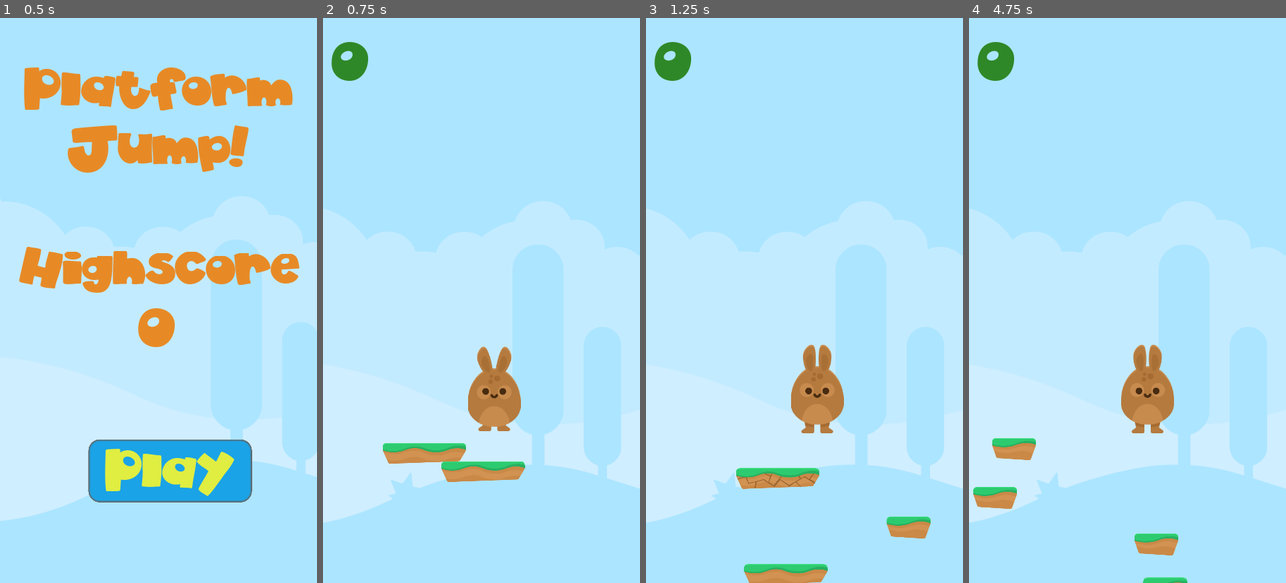
Above: before the commit, frames 1-4 (left to right).
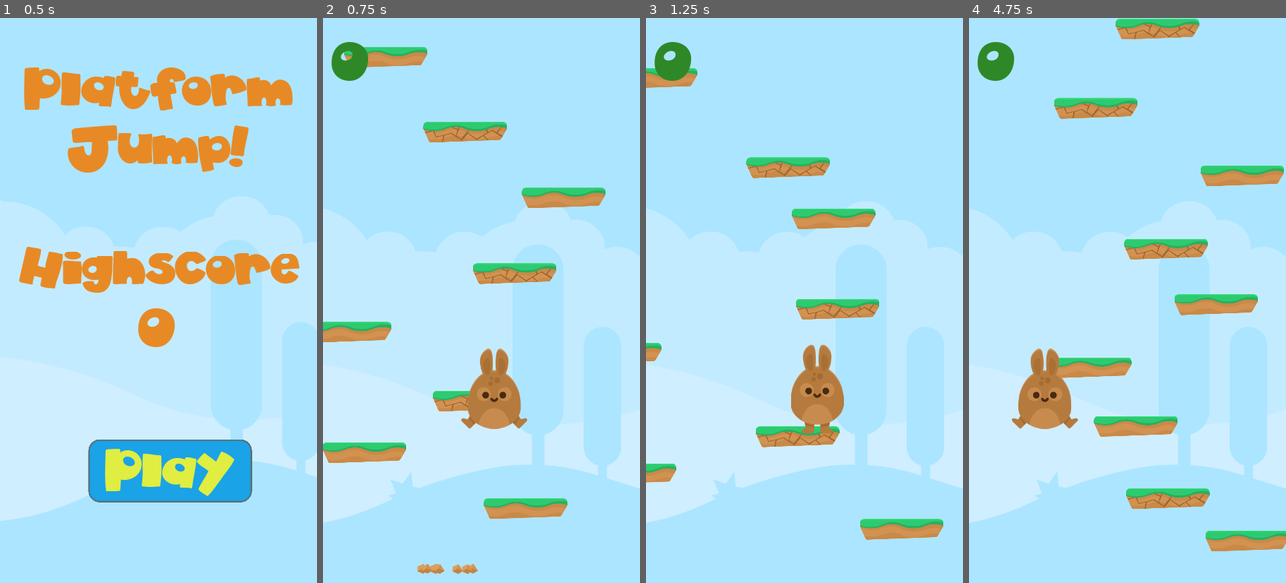
Above: after the commit, the same moments.

Repository: jagc/platformJump
Game: Godot game, scene res://scenes/menu.tscn
The game is run twice, just before and just after one commit, with the same random seed, the same clock (stepped at 60 frames per second) and the same inputs.
Inputs:
- Up to frame 1 (0.5 s): no input
- Up to frame 2 (0.75 s): click "Play" at 0.5 s
- Up to frame 3 (1.25 s): no input
- Up to frame 4 (4.75 s): tap Enter (ui_accept) at 1.25, 2.1, 2.27, 2.57, 3.6, 3.77, 4.07 s; hold Right (ui_right) 1.28-2.03 s; hold Enter (ui_accept) 1.28-2.03 s; hold Left (ui_left) 2.03-2.78 s; hold Enter (ui_accept) 2.78-3.53 s; hold Right (ui_right) 2.78-4.28 s; hold Left (ui_left) from 4.28 s (still down); hold Enter (ui_accept) from 4.28 s (still down)

Frame 1 is identical in both runs. In frame 2, 8.3% of the frame differs, in the area x 0-90%, y 5-99%; in frame 3, 6.5%; in frame 4, 13%, in the area x 1-100%, y 0-100%.

Commit message:
breakthrough: created custom signal from platforms that game.gd receives. spawning is now generated every time a platform leaves the screen. This avoids the bug that there are no platforms available on the screen if the players skips more than the generated number of platforms from the previous implementation. Also a breakthrough on deferring calls when spawning nodes.

Diff:
--- a/scenes/game.tscn
+++ b/scenes/game.tscn
@@ -18,13 +18,16 @@
 special_platforms = [ ExtResource( 4 ), ExtResource( 5 ) ]
 
 [node name="grassPlatform7" parent="." instance=ExtResource( 2 )]
-position = Vector2( 363.568, 1321.36 )
+visible = false
+position = Vector2( 365.468, 1290.22 )
+scale = Vector2( 2.38744, 0.755918 )
 
 [node name="player" parent="." instance=ExtResource( 6 )]
 position = Vector2( 388.92, 858.666 )
 collision/safe_margin = 1.0
 
 [node name="ui" type="CanvasLayer" parent="."]
+editor/display_folded = true
 layer = 5
 
 [node name="score" type="RichTextLabel" parent="ui"]
@@ -37,6 +40,7 @@
 text = "965"
 
 [node name="background" type="CanvasLayer" parent="."]
+editor/display_folded = true
 layer = -5
 
 [node name="Sprite" type="Sprite" parent="background"]
@@ -54,4 +58,3 @@
 [node name="Sprite4" type="Sprite" parent="background"]
 position = Vector2( 199.282, 640.911 )
 texture = ExtResource( 11 )
-[connection signal="just_jumped" from="player" to="." method="_on_player_just_jumped"]
--- a/scenes/grassPlatformSmall.tscn
+++ b/scenes/grassPlatformSmall.tscn
@@ -12,3 +12,6 @@
 
 [node name="CollisionPolygon2D" type="CollisionPolygon2D" parent="."]
 polygon = PoolVector2Array( -79.1339, 40.8468, -99.8883, -19.1524, -99.8883, -39.5295, -84.7941, -50.0954, 87.6564, -50.0954, 100.864, -36.888, 100.864, -18.7751, 75.5811, 51.0354 )
+
+[node name="VisibilityNotifier2D" type="VisibilityNotifier2D" parent="."]
+[connection signal="screen_exited" from="VisibilityNotifier2D" to="." method="_on_VisibilityNotifier2D_screen_exited"]
--- a/scenes/spring.tscn
+++ b/scenes/spring.tscn
@@ -30,3 +30,6 @@
 [node name="animation" type="AnimatedSprite" parent="."]
 frames = SubResource( 2 )
 animation = "spring"
+
+[node name="VisibilityNotifier2D" type="VisibilityNotifier2D" parent="."]
+[connection signal="screen_exited" from="VisibilityNotifier2D" to="." method="_on_VisibilityNotifier2D_screen_exited"]
--- a/scripts/game.gd
+++ b/scripts/game.gd
@@ -8,8 +8,8 @@
 
 const MIN_INTERVAL = 100
 const MAX_INTERVAL = 250
-const INITIAL_PLATFORMS_COUNT = 1
-const SPECIAL_PLATFORM_CHANCE = 20
+const INITIAL_PLATFORMS_COUNT = 10
+const SPECIAL_PLATFORM_CHANCE = 100
 
 var current_max_interval
 var current_min_interval
@@ -29,7 +29,7 @@
 
 func _spawn_first_platforms():
 	for _counter in range(INITIAL_PLATFORMS_COUNT):
-		_spawn_platform()
+		_spawn_caller()
 
 func _spawn_platform():
 	randomize()
@@ -42,6 +42,7 @@
 		index = rand_range(0, platforms.size())
 		new_platform = platforms[index].instance()
 
+	new_platform.connect("just_exited", self, "on_platform_just_exited")
 	add_child(new_platform)
 	var spawn_x = rand_range(0 + new_platform.sprite_half_width, screen_size - new_platform.sprite_half_width)
 	var spawn_position = Vector2(spawn_x, last_spawn_height)
@@ -52,7 +53,8 @@
 	current_max_interval = clamp(current_max_interval, MIN_INTERVAL, MAX_INTERVAL)
 	current_min_interval = clamp(current_min_interval, MIN_INTERVAL, MAX_INTERVAL / 0.75)
 
-func _on_player_just_jumped():
-	pass
-	for _counter in range(3):
-		_spawn_platform()
+func on_platform_just_exited():
+	_spawn_caller()
+
+func _spawn_caller():
+	call_deferred("_spawn_platform")
--- a/scripts/grassPlatformBreak.gd
+++ b/scripts/grassPlatformBreak.gd
@@ -5,6 +5,8 @@
 onready var particles = $particles
 
 var sprite_half_width
+
+signal just_exited
 
 func _ready():
 	sprite_half_width = sprite.texture.get_width() / 2
@@ -22,4 +24,5 @@
 			particles.emitting = true
 
 func _on_VisibilityNotifier2D_screen_exited():
+	emit_signal("just_exited")
 	self.queue_free()
--- a/scripts/movingPlatform.gd
+++ b/scripts/movingPlatform.gd
@@ -7,6 +7,8 @@
 
 var direction = 1 #is it moving left or right?
 var sprite_half_width
+
+signal just_exited
 
 func _ready():
 	randomize()
@@ -22,4 +24,5 @@
 
 
 func _on_VisibilityNotifier2D_screen_exited():
+	emit_signal("just_exited")
 	self.queue_free()
--- a/scripts/normalPlatform.gd
+++ b/scripts/normalPlatform.gd
@@ -8,9 +8,10 @@
 
 var sprite_half_width
 
+signal just_exited
+
 func _ready():
 	randomize()
-
 	var connect = connect("body_entered", self, "_on_body_entered", [], 1)
 	if connect != OK:
 		printerr('connection failed')
@@ -26,4 +27,5 @@
 			body.jump()
 
 func _on_VisibilityNotifier2D_screen_exited():
+	emit_signal("just_exited")
 	self.queue_free()
--- a/scripts/player.gd
+++ b/scripts/player.gd
@@ -19,8 +19,6 @@
 var highest_reached_position = 300
 var death_position_offset = 1200
 var score = 0
-
-signal just_jumped
 
 func _ready():
 	screen_width = get_viewport_rect().size.x
@@ -75,10 +73,8 @@
 	if jumping:
 		return
 	_set_jump_vars(JUMP_FORCE)
-	emit_signal("just_jumped")
 
 func add_impulse(impulse):
-	emit_signal("just_jumped")
 	_set_jump_vars(impulse)
 
 func _set_jump_vars(force):
--- a/scripts/spring.gd
+++ b/scripts/spring.gd
@@ -5,6 +5,8 @@
 onready var animation = $animation
 
 var height
+
+signal just_exited
 
 func _ready():
 	# obtains height of sprite
@@ -18,3 +20,7 @@
 	if body.name == "player" and body.position.y < position.y and !body.jumping:
 		body.add_impulse(impulse)
 		animation.play("spring")
+
+func _on_VisibilityNotifier2D_screen_exited():
+	emit_signal("just_exited")
+	self.queue_free()
